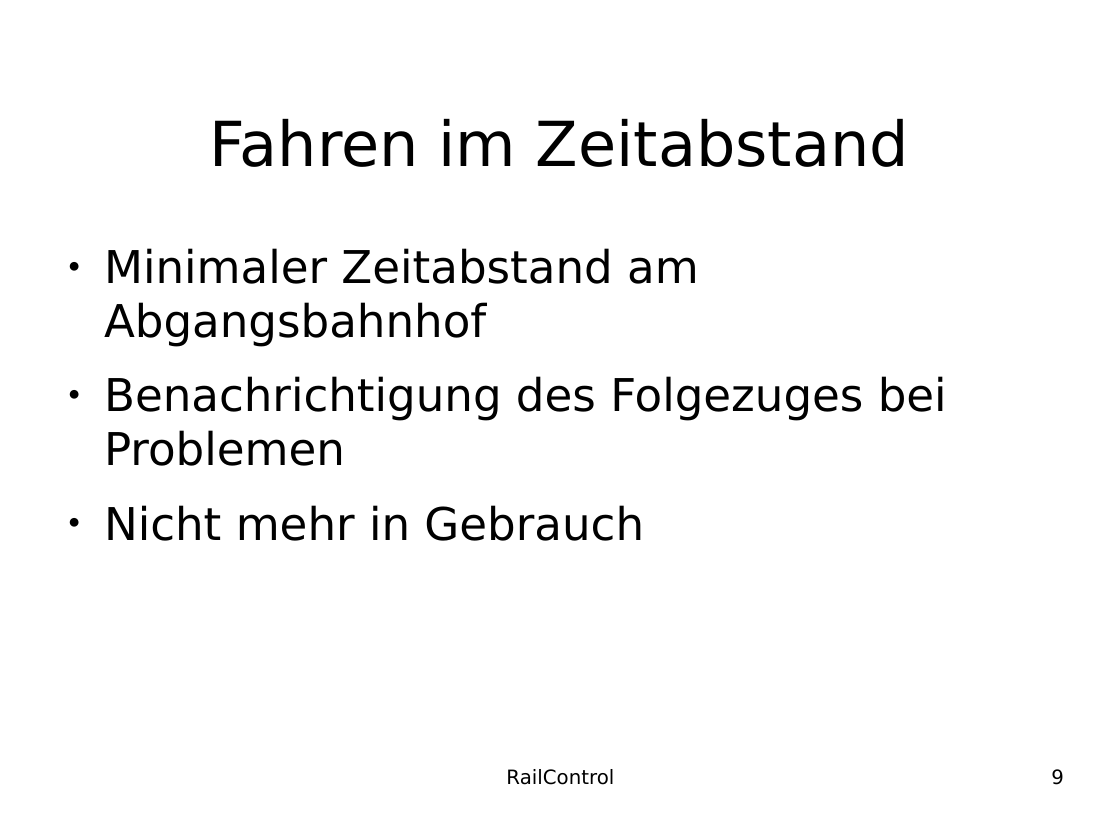
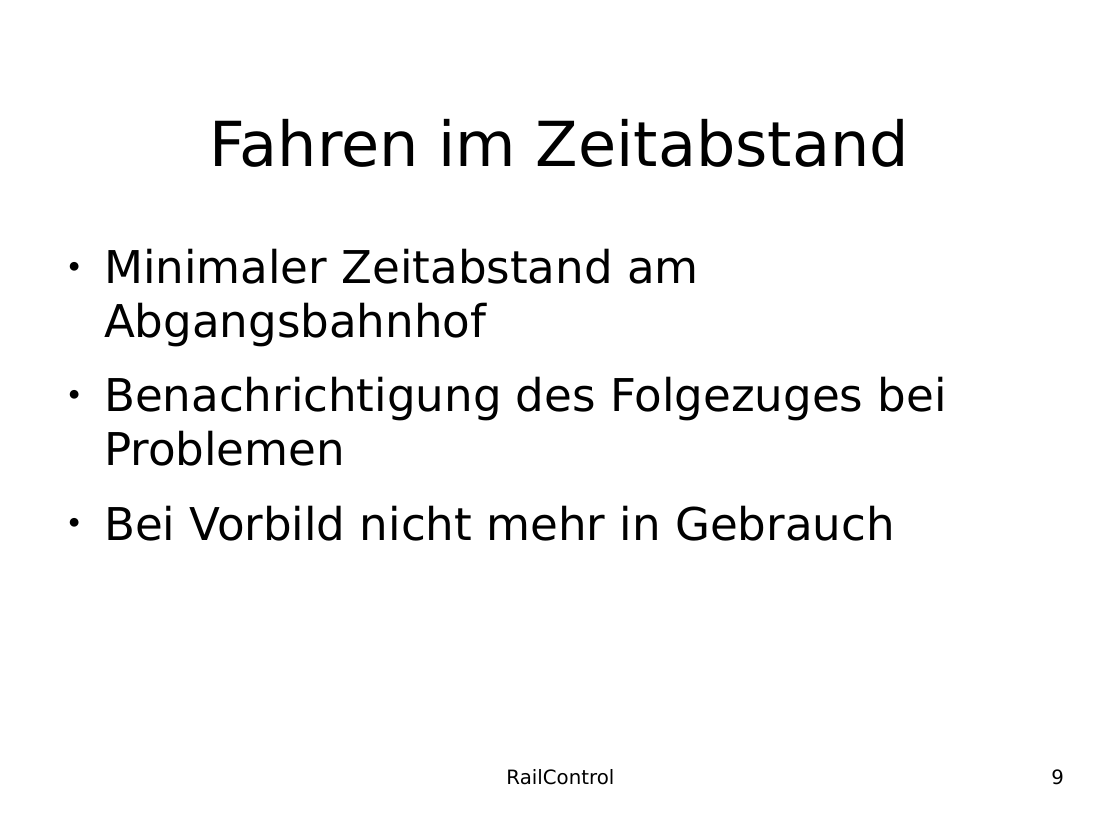
Before and after one commit to teddych/railcontrol, a slide deck: slide 9 of MAS/MAS_Thesis.odp. Drawn at 1120x840 pixels with LibreOffice and Linux fonts; fonts in the diff are those of the drawing; background and template pictures are left out. Boxes give left, top, right and bottom in pixels: in the first picture for what was removed or moved away, otherwise in the second. Text is boxed around its words. In the diff, an @@ line names an element or a change of style, - is before the commit and + after.

```diff
--- a/MAS/MAS_Thesis.odp
+++ b/MAS/MAS_Thesis.odp
@@ text at (104,505,895,541): text changed @@
-● Nicht mehr in Gebrauch
+● Bei Vorbild nicht mehr in Gebrauch
```
Also in this commit, not shown: 4 other slides changed, 6 slides added.
